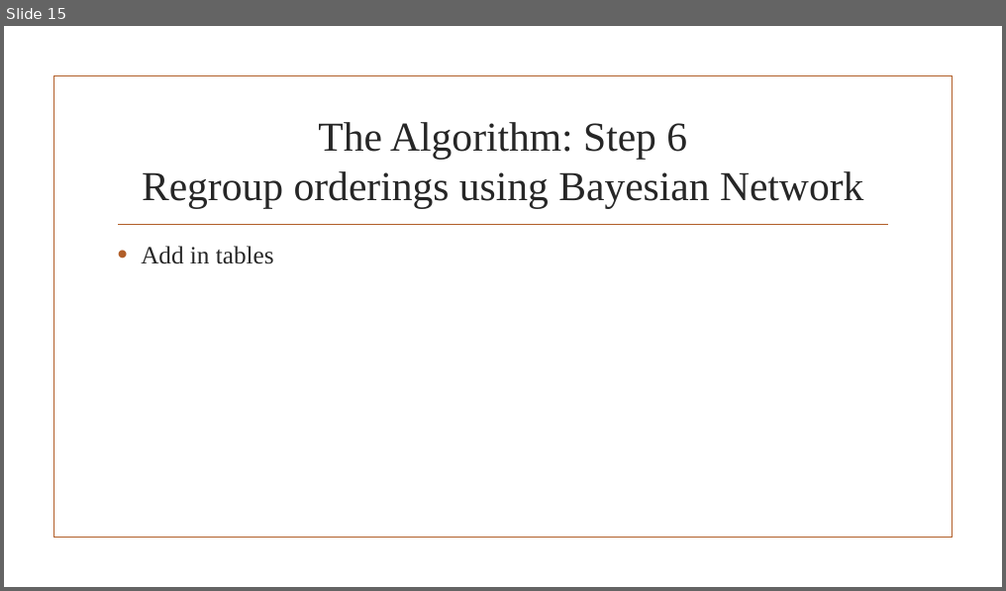
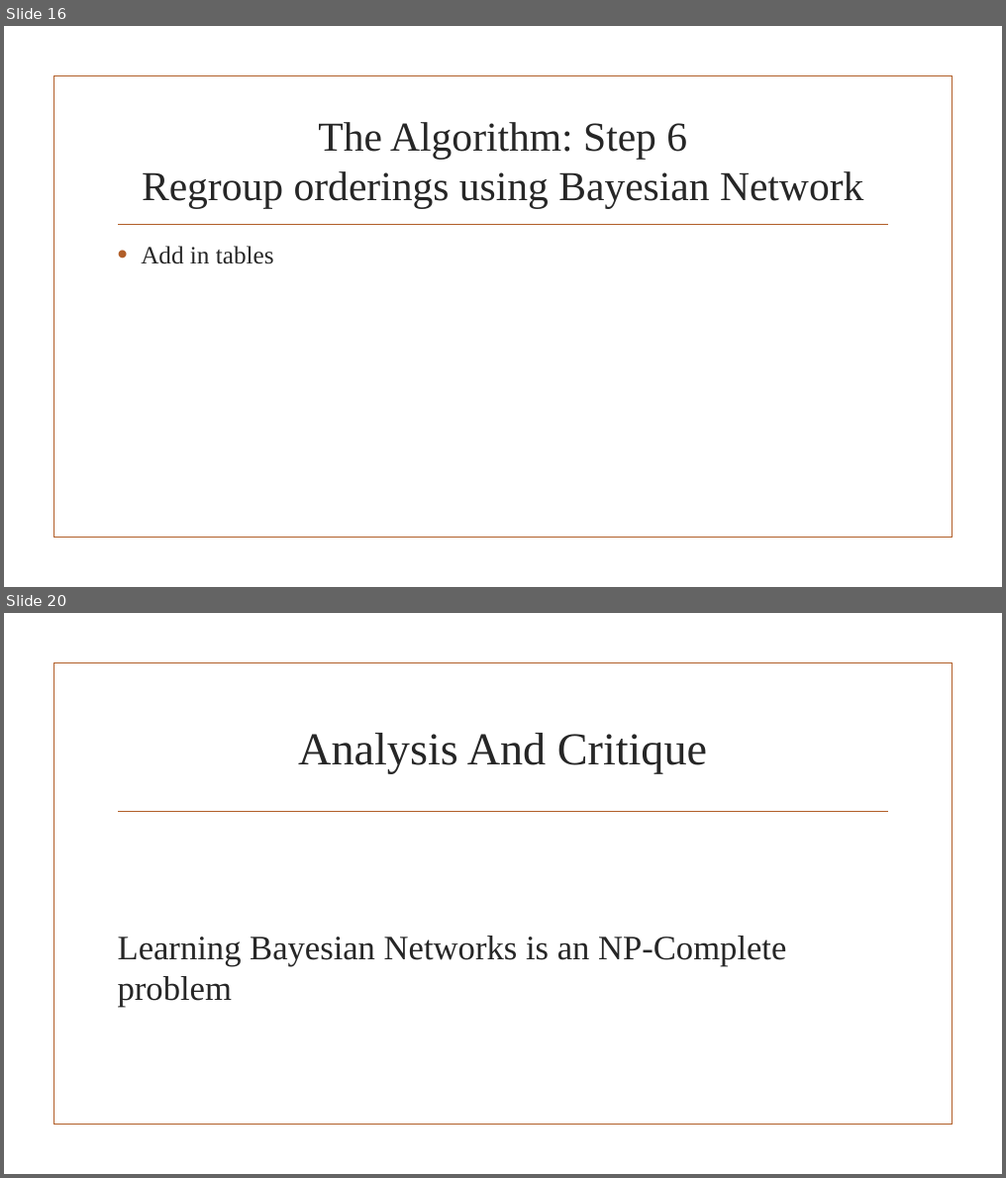
Before and after one commit to JaniR13/AdvAlgoProject, a slide deck: PowerpointSlides/The Flexible Job Shop Scheduling Algorithm.pptx. Shown one above the other, each under a label of ours: slide 15 before the commit, slides 16 and 20 after it; the slides between them are not shown. The pictures are 1006x591 and 1006x1178 pixels, drawn with LibreOffice and Linux fonts; fonts in the diff are those of the drawing; background and template pictures are left out. Boxes give left, top, right and bottom in pixels: in the first picture for what was removed or moved away, otherwise in the second. Text is boxed around its words. In the diff, an @@ line names an element or a change of style, - is before the commit and + after.

Commit message:
added procedure images and analysis. Added script for my section (introduction)

```diff
--- a/PowerpointSlides/The Flexible Job Shop Scheduling Algorithm.pptx
+++ b/PowerpointSlides/The Flexible Job Shop Scheduling Algorithm.pptx
@@ slide 20 added at <box>4,613,1002,1174</box>, background picture (left out); not listed: 2 template elements that a slide beside it also shows @@
@@ title added at <box>298,733,707,773</box>, 44 pt, text #262626 @@
+Analysis And Critique
@@ text added at <box>118,936,786,1007</box>, 33 pt, text #262626 @@
+Learning Bayesian Networks is an NP-Complete problem
@@ what was slide 15 is now slide 16 @@
```
Also in this commit, not shown: 6 slides changed, 4 other slides added, 1 other file.
